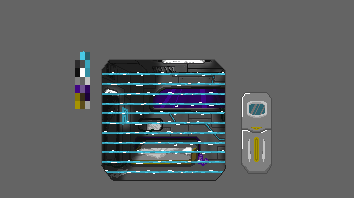
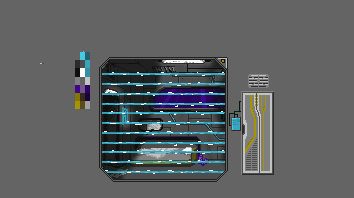
Layer changes from the first 354x198 image to the second:
renamed "Слой 5" to "Дверь+решетка", opacity 51% → 100%, painted on it over (99, 57, 274, 182)
removed layer "Дверь+решётка" over (99, 57, 272, 181)
